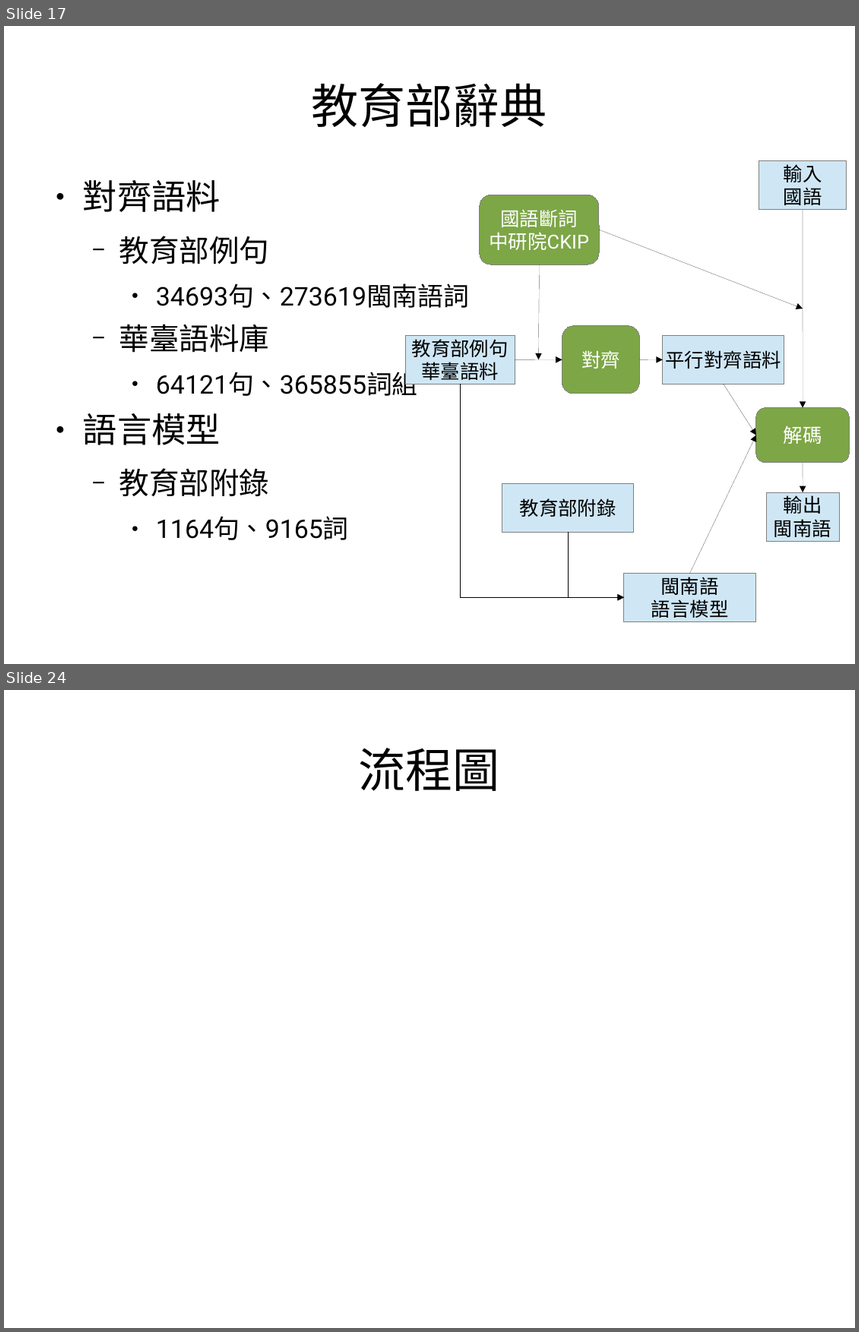
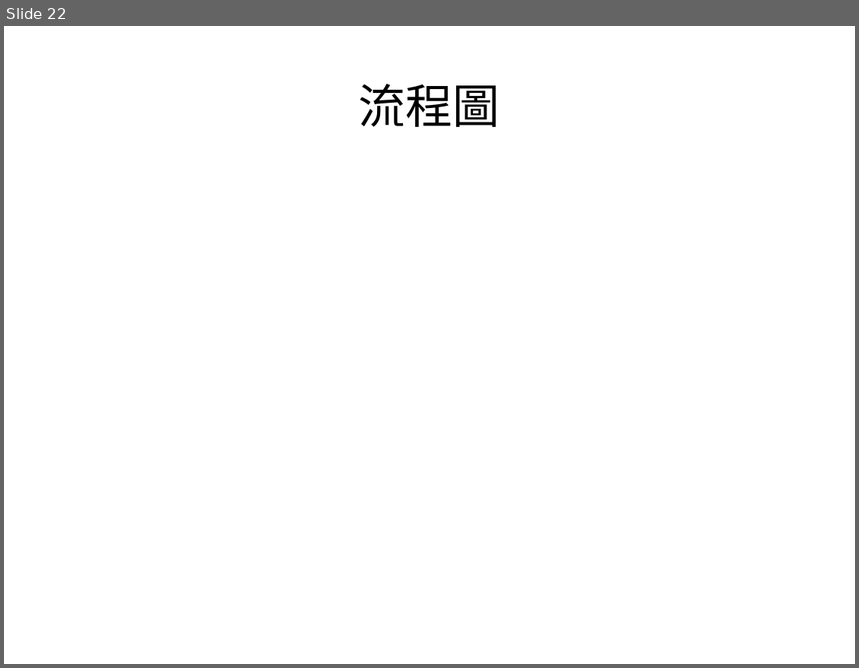
Before and after one commit to sih4sing5hong5/po3-ko3_tau5-iann2-phinn3, a slide deck: 翻譯報告.odp. Shown one above the other, each under a label of ours: slides 17 and 24 before the commit, slide 22 after it; the slides between them are not shown. The pictures are 859x1332 and 859x668 pixels, drawn with LibreOffice and Linux fonts; fonts in the diff are those of the drawing. Boxes give left, top, right and bottom in pixels: in the first picture for what was removed or moved away, otherwise in the second. Text is boxed around its words. In the diff, an @@ line names an element or a change of style, - is before the commit and + after.

```diff
--- a/翻譯報告.odp
+++ b/翻譯報告.odp
@@ slide 17 removed at (x1=4, y1=26, x2=855, y2=664), background #FFFFFF @@
@@ title removed at (x1=312, y1=83, x2=547, y2=127) @@
-教育部辭典
@@ rectangle removed at (x1=759, y1=161, x2=847, y2=210) @@
-輸入
-國語
@@ text removed at (x1=83, y1=180, x2=470, y2=541) @@
-● 對齊語料
-  − 教育部例句
-    ● 34693句、273619閩南語詞
-  − 華臺語料庫
-    ● 64121句、365855詞組
-● 語言模型
-  − 教育部附錄
-    ● 1164句、9165詞
@@ rounded rectangle removed at (x1=480, y1=195, x2=600, y2=265) @@
-國語斷詞
-中研院CKIP
@@ arrow removed from (600, 230) to (804, 309) @@
@@ arrow removed from (804, 210) to (804, 408) @@
@@ arrow removed from (539, 265) to (538, 360) @@
@@ rectangle removed at (x1=405, y1=336, x2=515, y2=385) @@
-教育部例句
-華臺語料
@@ rounded rectangle removed at (x1=563, y1=326, x2=639, y2=395) @@
-對齊
@@ rectangle removed at (x1=663, y1=336, x2=784, y2=385) @@
-平行對齊語料
@@ arrow removed from (515, 360) to (563, 360) @@
@@ arrow removed from (639, 360) to (663, 360) @@
@@ elbow arrow removed from (461, 385) to (624, 598) @@
@@ arrow removed from (724, 385) to (756, 436) @@
@@ rounded rectangle removed at (x1=756, y1=408, x2=849, y2=463) @@
-解碼
@@ arrow removed from (691, 574) to (756, 436) @@
@@ arrow removed from (804, 462) to (804, 493) @@
@@ rectangle removed at (x1=503, y1=484, x2=634, y2=533) @@
-教育部附錄
@@ rectangle removed at (x1=766, y1=493, x2=839, y2=541) @@
-輸出
-閩南語
@@ elbow arrow removed from (569, 533) to (624, 598) @@
@@ rectangle removed at (x1=624, y1=574, x2=756, y2=623) @@
-閩南語
-語言模型
@@ what was slide 24 is now slide 22 @@
```
Also in this commit, not shown: 5 slides changed, 2 slides added, 3 other slides removed.
